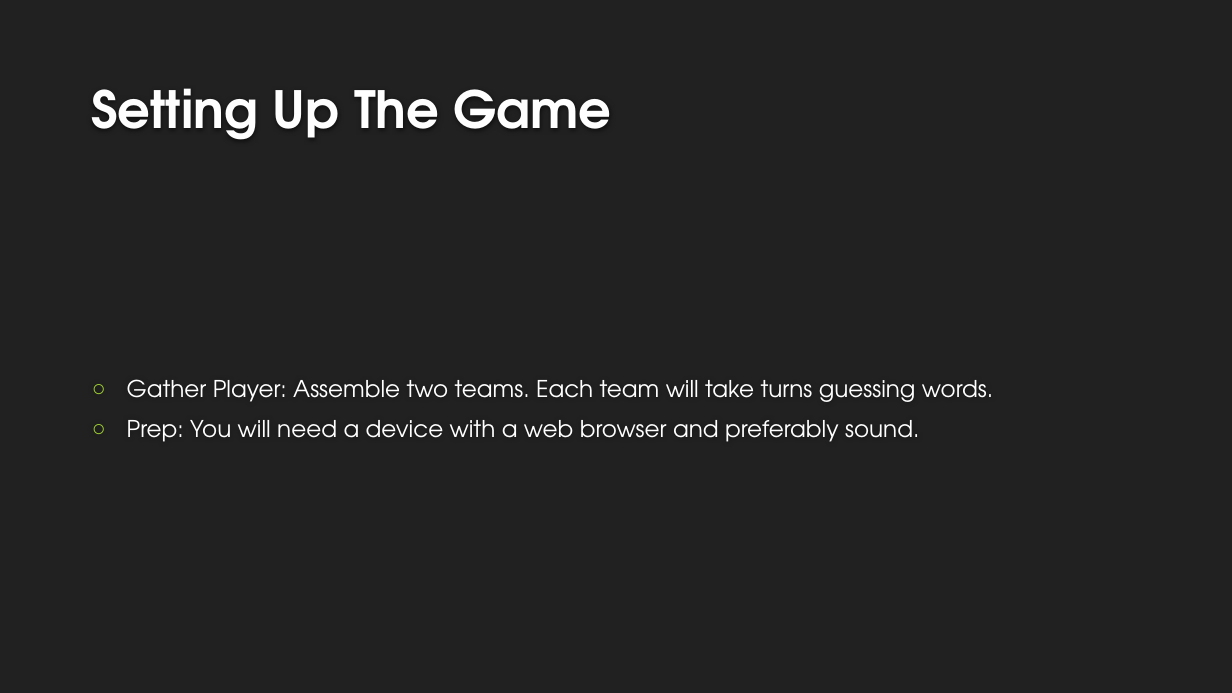
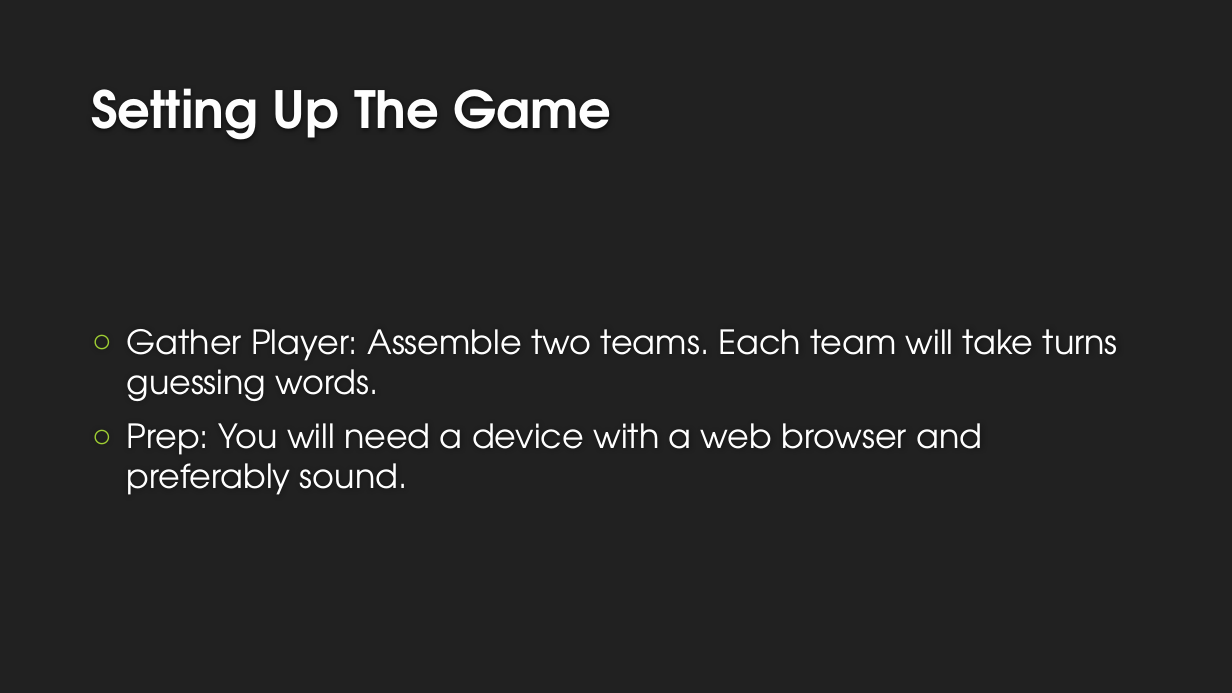
Before and after one commit to brlumar/hush_word, a slide deck: slide 3 of how to play.pptx. Drawn at 1232x693 pixels with LibreOffice and Linux fonts; fonts in the diff are those of the drawing; background and template pictures are left out. Boxes give left, top, right and bottom in pixels: in the first picture for what was removed or moved away, otherwise in the second. Text is boxed around its words. In the diff, an @@ line names an element or a change of style, - is before the commit and + after.

```diff
--- a/how to play.pptx
+++ b/how to play.pptx
@@ text "Gather Player: Assemble two teams. ..." at (127, 329, 1118, 495): size 18 to 26 pt; more space between paragraphs @@
```
Also in this commit, not shown: 3 other slides changed, 1 slide added, 6 other files.
